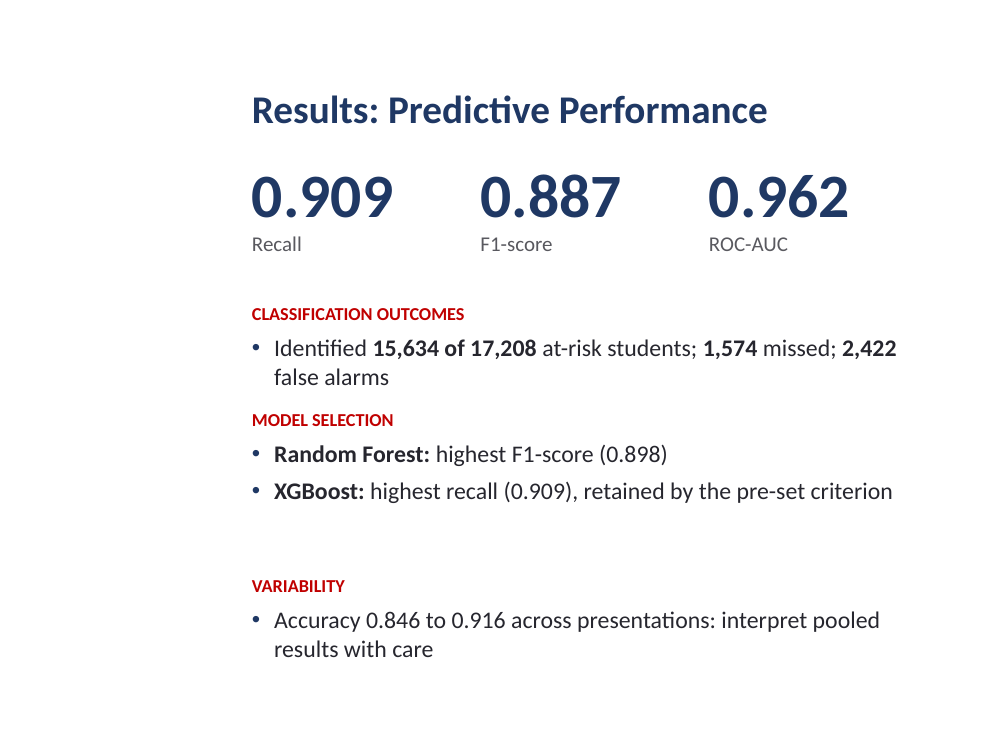
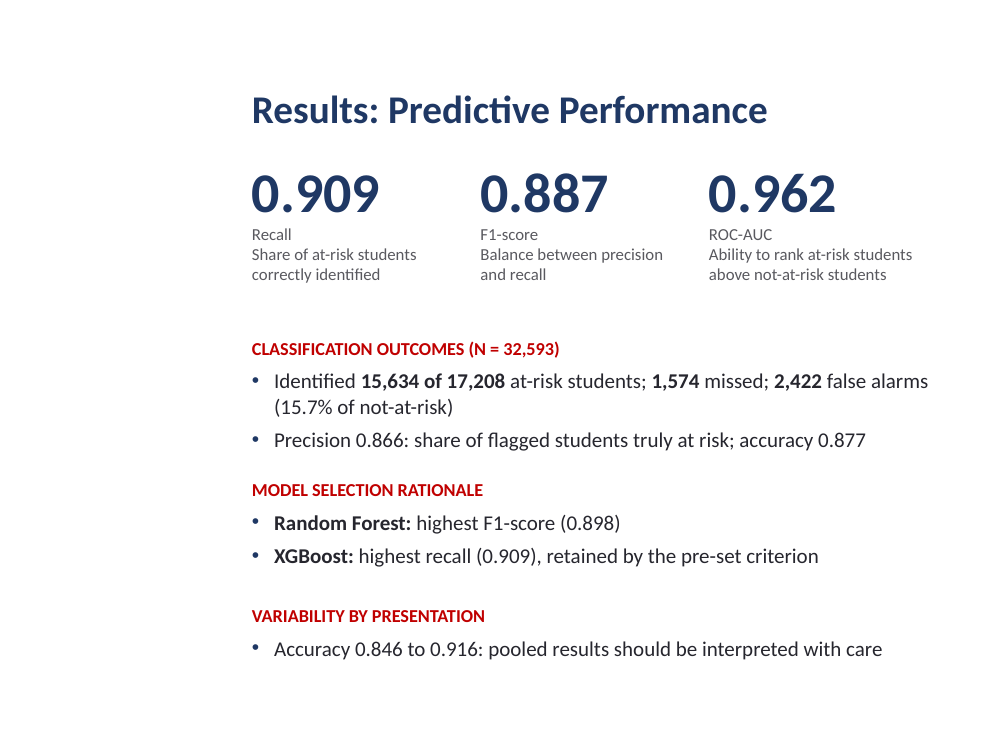
Before and after one commit to daniel-larry/python-run-result, a slide deck: slide 8 of Internal_Defense_Presentation.pptx. Drawn at 1008x756 pixels with LibreOffice and Linux fonts; fonts in the diff are those of the drawing; background and template pictures are left out. Boxes give left, top, right and bottom in pixels: in the first picture for what was removed or moved away, otherwise in the second. Text is boxed around its words. In the diff, an @@ line names an element or a change of style, - is before the commit and + after.

```diff
--- a/Internal_Defense_Presentation.pptx
+++ b/Internal_Defense_Presentation.pptx
@@ text at box(252, 175, 380, 240): size 44 to 40 pt in "0.909"; size 15 to 12 pt in "Recall" @@
@@ text at box(480, 173, 608, 240): size 44 to 40 pt in "0.887"; size 15 to 12 pt in "F1-score" @@
@@ text at box(709, 173, 837, 240): size 44 to 40 pt in "0.962"; size 15 to 12 pt in "ROC-AUC" @@
@@ text at box(252, 248, 417, 283): paragraphs added @@
+Share of at-risk students
+correctly identified
@@ text at box(480, 248, 663, 280): paragraphs added @@
+Balance between precision
+and recall
@@ text at box(709, 248, 913, 280): paragraphs added @@
+Ability to rank at-risk students
+above not-at-risk students
@@ text at box(252, 341, 928, 451): text changed; size 17 to 15 pt; bold off @@
-CLASSIFICATION OUTCOMES
-• Identified 15,634 of 17,208 at-risk students; 1,574 missed; 2,422 false alarms
+CLASSIFICATION OUTCOMES (N = 32,593)
+• Identified 15,634 of 17,208 at-risk students; 1,574 missed; 2,422 false alarms (15.7% of not-at-risk)
+• Precision 0.866: share of flagged students truly at risk; accuracy 0.877
@@ text "MODEL SELECTION RATIONALE": place and size @@
-text "MODEL SELECTION RATIONALE" at box(252, 414, 893, 503)
+text "MODEL SELECTION RATIONALE" at box(252, 484, 818, 567)
@@ text at box(252, 484, 483, 496): text changed @@
-MODEL SELECTION
+MODEL SELECTION RATIONALE
@@ text at box(274, 515, 818, 567): size 17 to 15 pt in "Random Forest: highest F1-score (0.898)", "XGBoost: highest recall (0.909), retained by the ..." @@
@@ text at box(252, 610, 882, 660): text changed; size 17 to 15 pt @@
-VARIABILITY
-• Accuracy 0.846 to 0.916 across presentations: interpret pooled results with care
+VARIABILITY BY PRESENTATION
+• Accuracy 0.846 to 0.916: pooled results should be interpreted with care
```
Also in this commit, not shown: 4 other slides changed.
